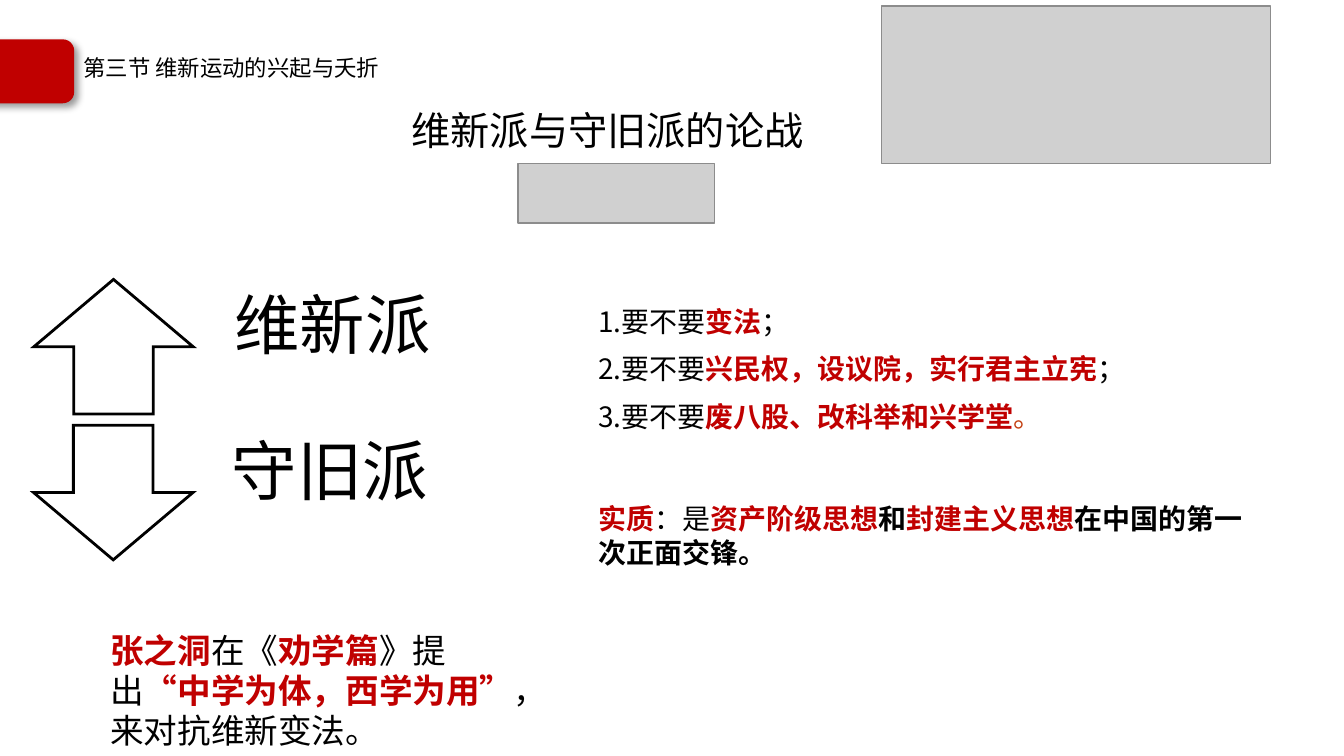
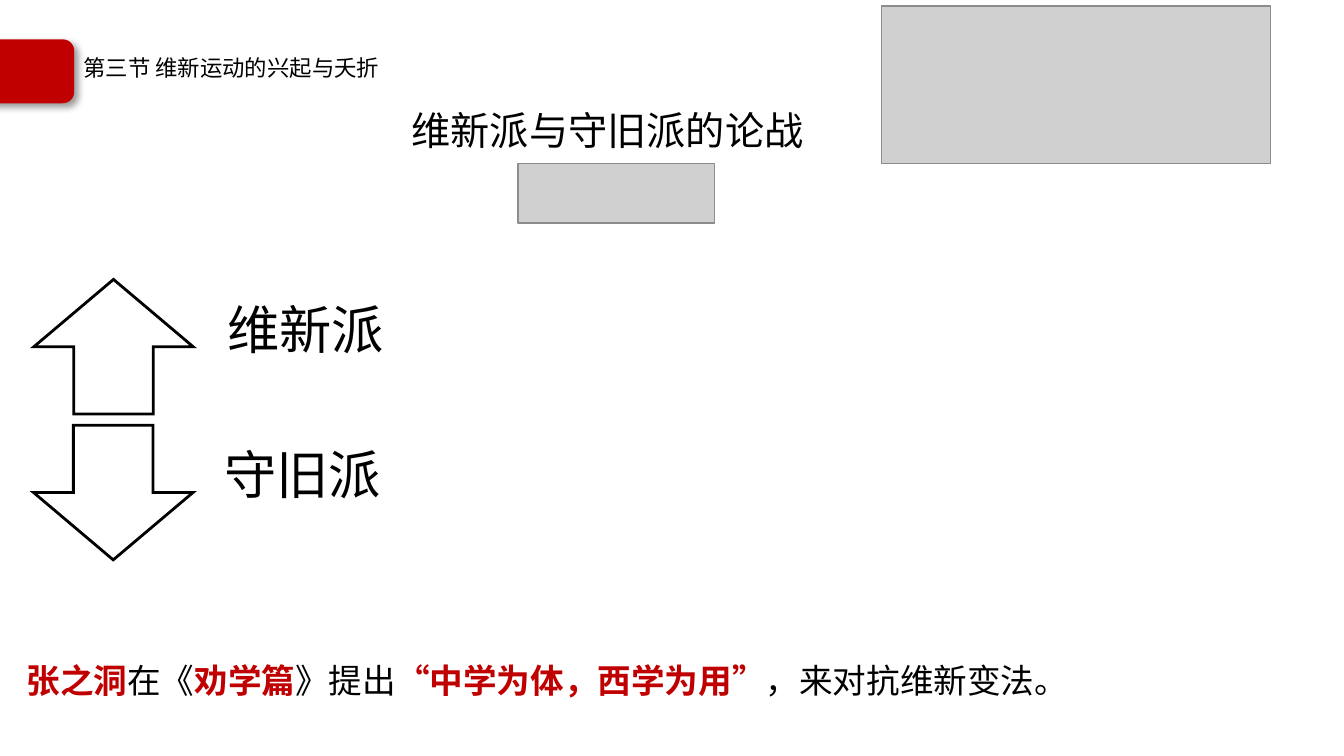
Before and after one commit to Call-me-zhy/tangtang, a slide deck: slide 77 of 5 中国近现代史纲要/课件/中国近现代史纲要精讲2.pptx. Drawn at 1344x756 pixels with LibreOffice and Linux fonts; fonts in the diff are those of the drawing; grey boxes stand for pictures; background and template pictures are left out. Boxes give left, top, right and bottom in pixels: in the first picture for what was removed or moved away, otherwise in the second. Text is boxed around its words. In the diff, an @@ line names an element or a change of style, - is before the commit and + after.

```diff
--- a/5 中国近现代史纲要/课件/中国近现代史纲要精讲2.pptx
+++ b/5 中国近现代史纲要/课件/中国近现代史纲要精讲2.pptx
@@ text "维新派" at [227, 305, 384, 354]: size 35 to 28 pt; less space between paragraphs @@
@@ text removed at [598, 308, 1242, 566] @@
-  1.要不要变法；
-  2.要不要兴民权，设议院，实行君主立宪；
-  3.要不要废八股、改科举和兴学堂。
-  实质：是资产阶级思想和封建主义思想在中国的第一次正面交锋。
@@ text "守旧派" at [225, 450, 382, 499]: size 35 to 28 pt; less space between paragraphs @@
@@ text "张之洞在《劝学篇》提出“中学为体，西学为用”，来对抗维新变法。" rewrapped from [110, 634, 547, 746] to [26, 664, 1068, 698] @@
```
Also in this commit, not shown: 25 other slides changed, 1 slide added, 2 other files.
